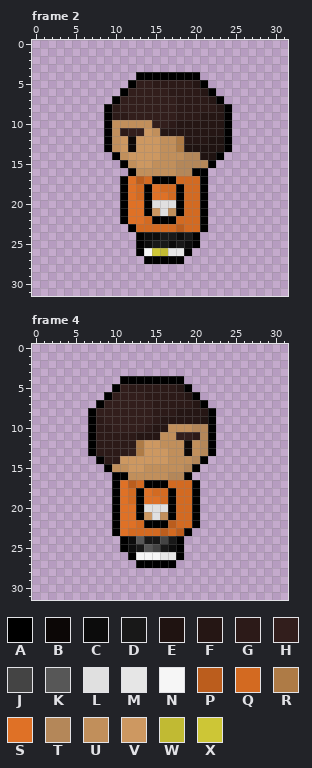
Two versions of one pixel-art file, Aseprite WIP/enemies/thug-male/thug-male main.aseprite. The picture above was drawn from the file before the commit.
32x32 pixels, 4 frames. Shown: frame 2, frame 4. The commit also changed other frames, which this record leaves out.
Palette (. is transparent): A #000000  B #0c0706  C #0c0c0c  D #181818  E #1f1311  F #251614  G #2c1a18  H #321e1c  J #444444  K #575757  L #e0e0e0  M #e6e6e6  N #f6f6f6  P #bb5d1d  Q #d36a21  R #ae7b46  S #df7126  T #b48759  U #c18f5b  V #cd9861  W #c1ba33  X #cdc636
Pixels before, frame 2, first column x 9:
 4 ....AAAAAAAA....
 5 ...AHHGGGGGFA...
 6 ..AHHHHHGGGGFA..
 7 .AHHHHHHHGGGGFA.
 8 AGHHHHHHHGGGGGFA
 9 AGGHHHHHHGGGFFFA
10 AUUUUUHHGFFFFFFA
11 AUGHHVUFFFFFFFFA
12 AUVBVVVUURFFFEEA
13 AUVBVVVUUREEEEEA
14 .AUVVVVUUUTTEEA.
15 ..AUVVUUUTTTTA..
16 ...AUUUUUTTAA...
17 ..ASPQAAAQQQA...
18 ..ASQASQQAQQA...
19 ..ASQASSQAQQA...
20 ..ASSALLLAQQA...
21 ..ASSAVLUAQQA...
22 ..ASSQAAAQQQA...
23 ...AQQQQQPQQA...
24 ....ACCDDCDA....
25 ....ACDDCDCA....
26 ....ANXWMMA.....
27 .....AAAAA......
Pixels before, frame 4, first column x 7:
 4 ....AAAAAAAA....
 5 ...AHGGGGGGFA...
 6 ..AHHHHGGGGGFA..
 7 .AHHHHHHGGGGGFA.
 8 AHHHHHHHGGGFFFFA
 9 AGHHHHHHGFFFFFEA
10 AGGHHHHGFFUUUTTA
11 AGGGGGFFFUUHHGTA
12 AGGGGGRVVUUUBUTA
13 AGGGGHRVVVUUBUTA
14 .AGGVVVVVVUUUTA.
15 ..AUUVVUUUUUTA..
16 ...AAUUUUUTTA...
17 ...ASPQAAAQQQA..
18 ...ASQASQQAQQA..
19 ...ASQASSQAQQA..
20 ...ASSALLLAQQA..
21 ...ASSAVLUAQQA..
22 ...ASSQAAAPQQA..
23 ...ASQQQQPQPA...
24 ....ACKDDJDA....
25 ....ACDKJDCA....
26 .....ANNNMMA....
27 ......AAAAA.....
Now the later version:
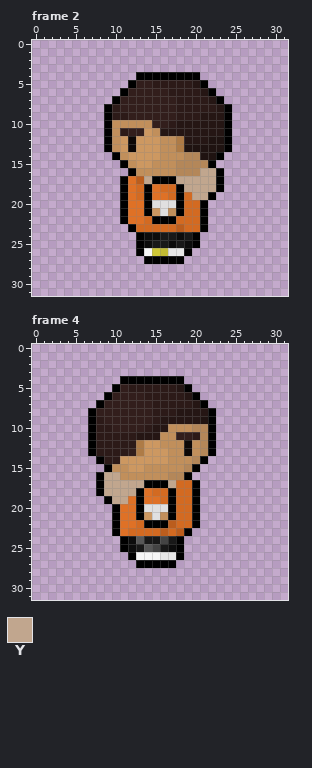
Colours new in this view: Y #c1a68e
Commit: added hoodie for side angle das it
Change:
Frame 2:
Colour A now appears in rows 16 to 18 at x 23; in row 19 at x 22.
The author changed colour A to colour T in row 16 at x 20.
Colour Y now appears in rows 16 to 18 at x 22.
The author changed colour A to colour Y in rows 16 to 19 at x 21.
The author changed colour Q to colour Y in row 17 at x 14 and 18 to 20; in row 18 at x 19 to 20; in row 19 at x 20.
Frame 4:
Colour A now appears in rows 16 to 18 at x 8; in row 19 at x 9.
The author changed colour Q to colour S in row 19 at x 12.
The author changed colour A to colour U in row 16 at x 11.
Colour Y now appears in rows 16 to 18 at x 9.
The author changed colour A to colour Y in rows 16 to 19 at x 10.
The author changed colour P to colour Y in row 17 at x 12.
The author changed colour Q to colour Y in row 17 at x 13 and 17; in row 18 at x 12.
The author changed colour S to colour Y in rows 17 to 19 at x 11.
Pixel boxes of the changes (left, top, right, bottom) in both pictures:
changed: (176, 168, 224, 200)
changed: (144, 176, 152, 184)
changed: (96, 472, 176, 504)
